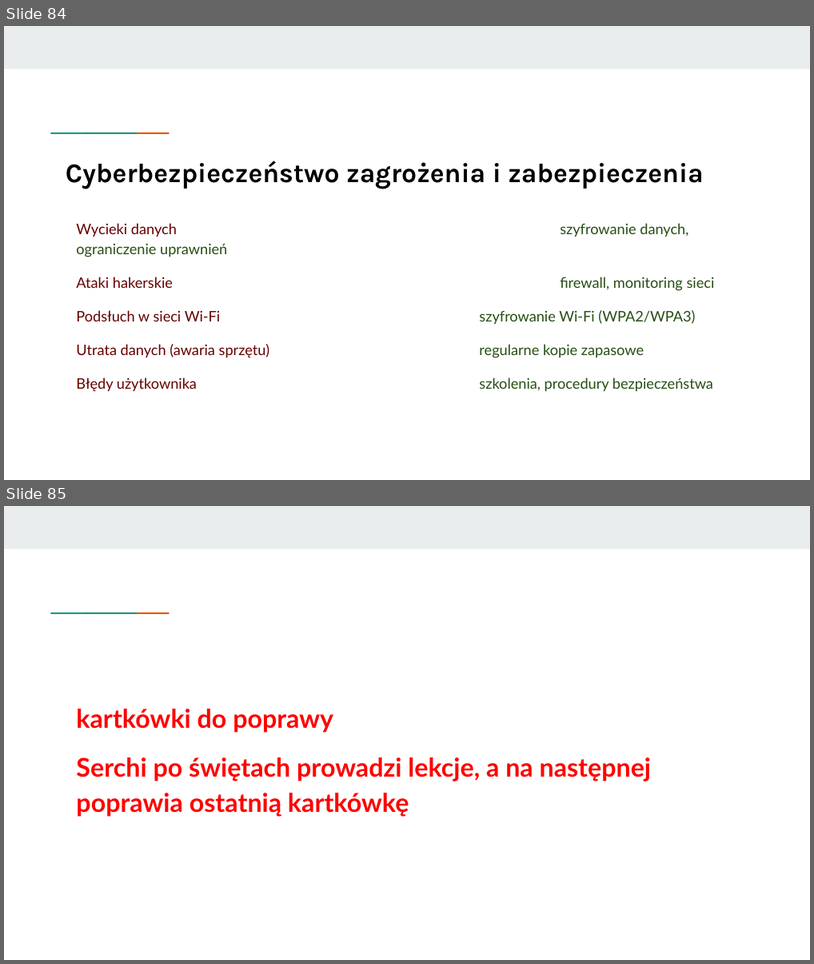
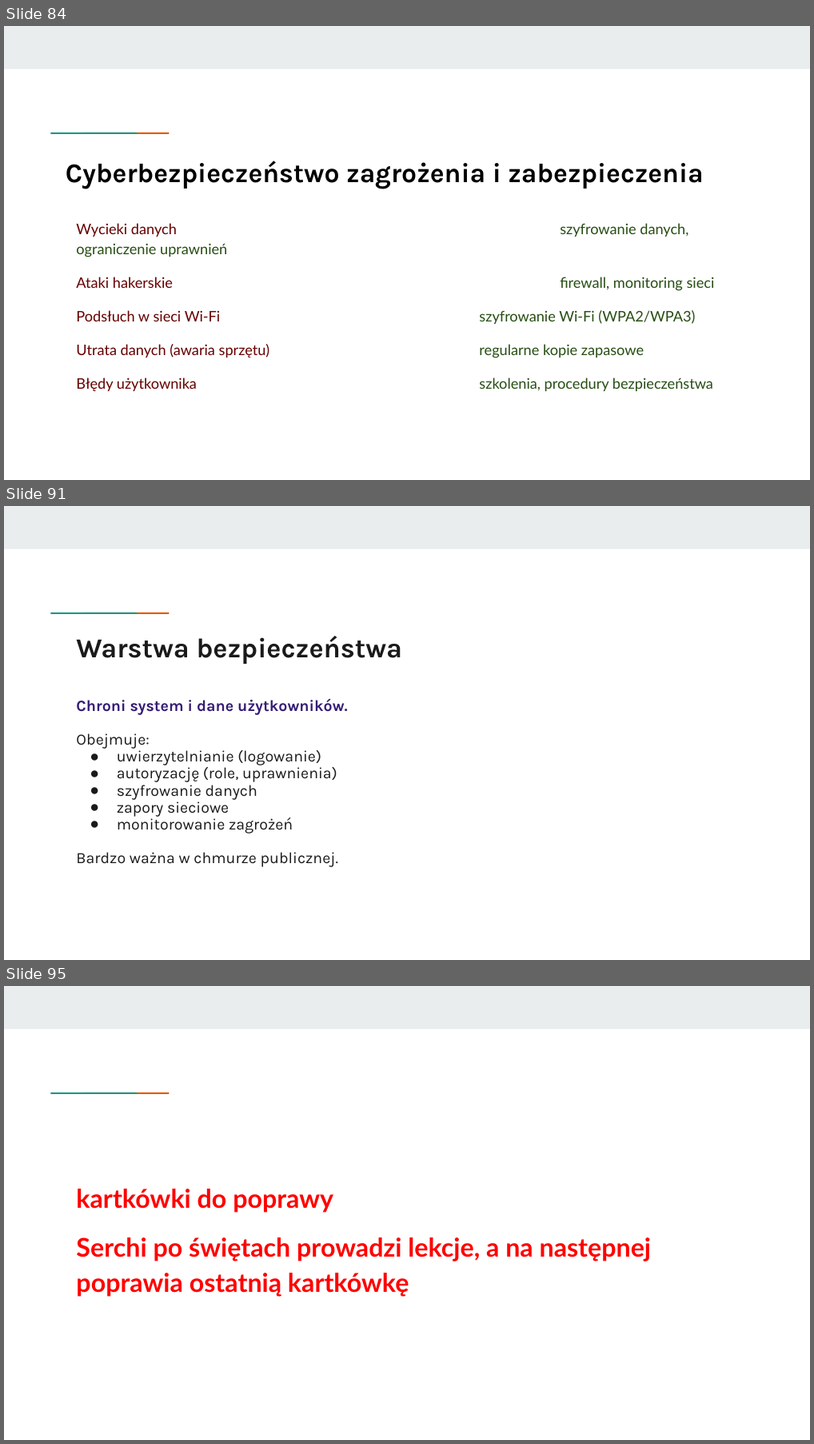
Before and after one commit to KasiaKasia/PRZEDMIOTY, a slide deck: ZASTOSOWANIE_INFORMATYKI/1A-gr_2/Zastosowanie informatyki - 1A gr. 2-plik2.pptx. Shown one above the other, each under a label of ours: slides 84 and 85 before the commit, slides 84, 91 and 95 after it; the slides between them are not shown. The pictures are 814x964 and 814x1444 pixels, drawn with LibreOffice and Linux fonts; fonts in the diff are those of the drawing. Boxes give left, top, right and bottom in pixels: in the first picture for what was removed or moved away, otherwise in the second. Text is boxed around its words. In the diff, an @@ line names an element or a change of style, - is before the commit and + after.

```diff
--- a/ZASTOSOWANIE_INFORMATYKI/1A-gr_2/Zastosowanie informatyki - 1A gr. 2-plik2.pptx
+++ b/ZASTOSOWANIE_INFORMATYKI/1A-gr_2/Zastosowanie informatyki - 1A gr. 2-plik2.pptx
@@ slide 91 added at [4,506,810,960], background #FFFFFF; not listed: 3 template elements that a slide beside it also shows @@
@@ title added at [76,636,403,664], 24.4 pt, text #1A1A1A, bold @@
+Warstwa bezpieczeństwa
@@ text added at [76,699,348,867], 14 pt, text #1A1A1A @@
+Chroni system i dane użytkowników.
+Obejmuje:
+● uwierzytelnianie (logowanie)
+● autoryzację (role, uprawnienia)
+● szyfrowanie danych
+● zapory sieciowe
+● monitorowanie zagrożeń
+Bardzo ważna w chmurze publicznej.
@@ what was slide 85 is now slide 95 @@
```
Also in this commit, not shown: 9 other slides added, 1 other file.
